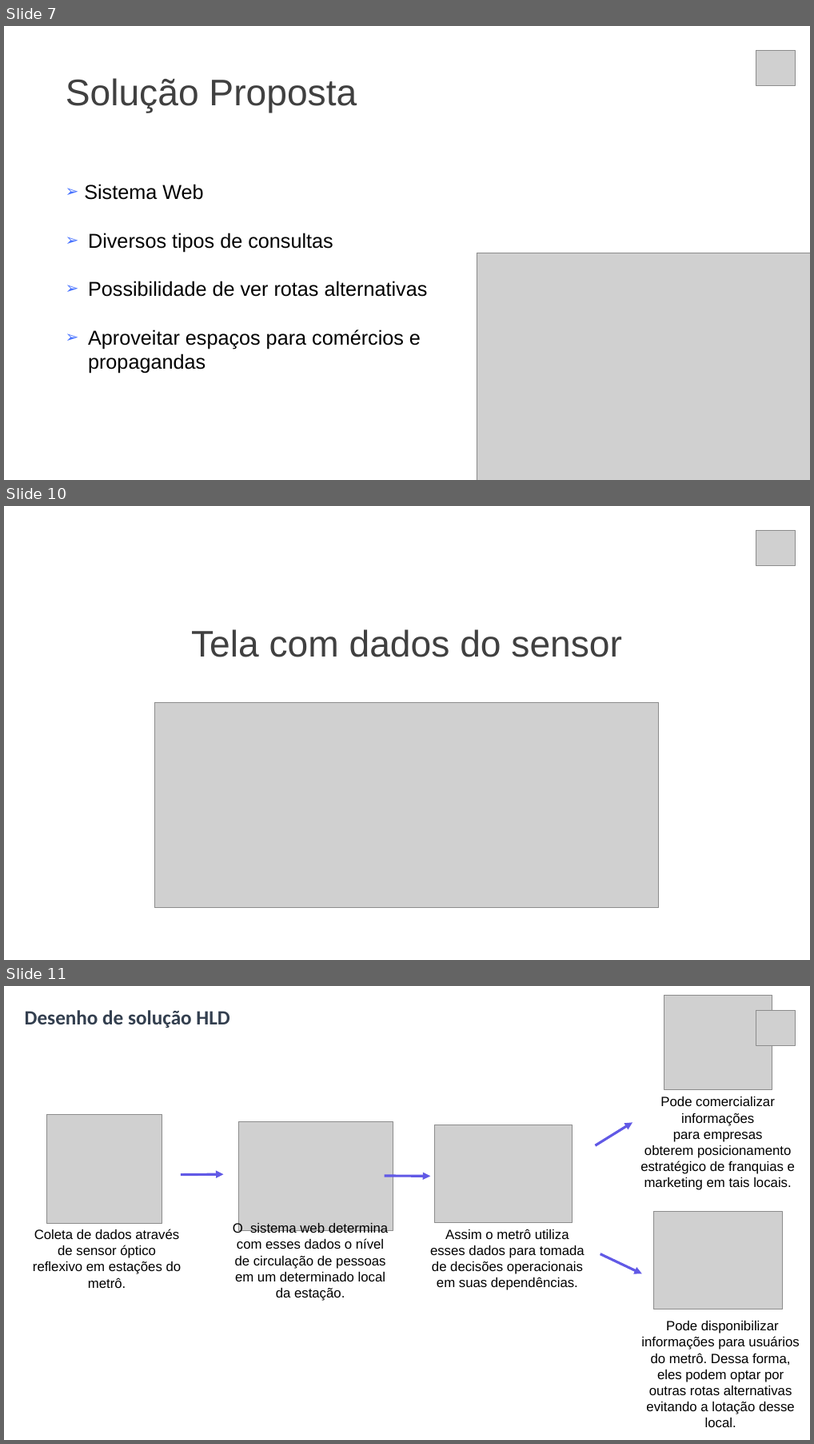
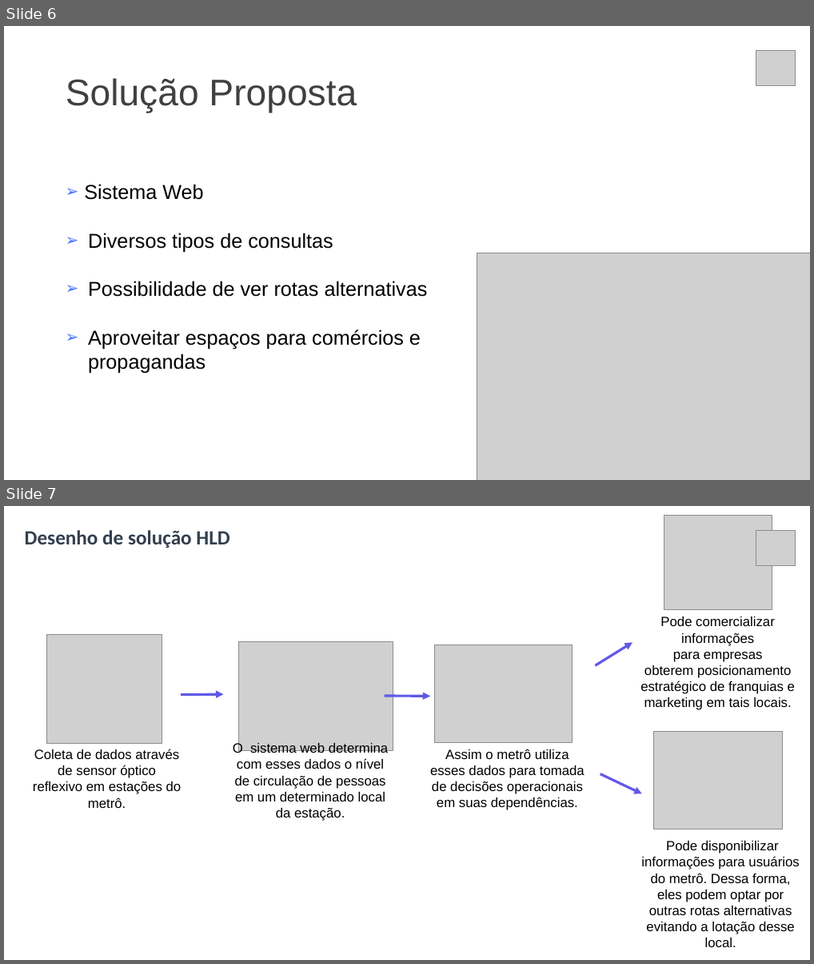
Before and after one commit to larissaSousa1998/segunda-sprint, a slide deck: Documentação/slide-synergy (2).pptx. Shown one above the other, each under a label of ours: slides 7, 10 and 11 before the commit, slides 6 and 7 after it; the slides between them are not shown. The pictures are 814x1444 and 814x964 pixels, drawn with LibreOffice and Linux fonts; fonts in the diff are those of the drawing; grey boxes stand for pictures. Boxes give left, top, right and bottom in pixels: in the first picture for what was removed or moved away, otherwise in the second. Text is boxed around its words. In the diff, an @@ line names an element or a change of style, - is before the commit and + after.

```diff
--- a/Documentação/slide-synergy (2).pptx
+++ b/Documentação/slide-synergy (2).pptx
@@ slide 10 removed at [4, 506, 810, 960], background #FFFFFF @@
@@ picture removed at [757, 530, 797, 566] @@
@@ text removed at [191, 629, 622, 657] @@
-Tela com dados do sensor
@@ picture removed at [154, 702, 659, 907] @@
@@ what was slide 7 is now slide 6 @@
@@ what was slide 11 is now slide 7 @@
```
Also in this commit, not shown: 2 slides changed, 6 slides added, 2 other slides removed, 1 other file.
